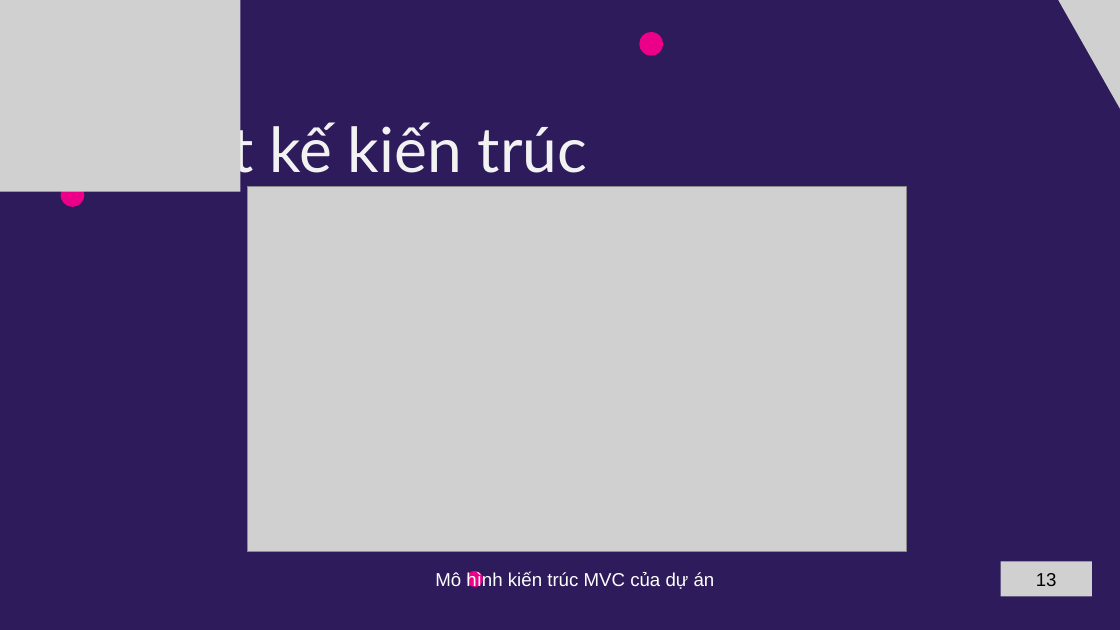
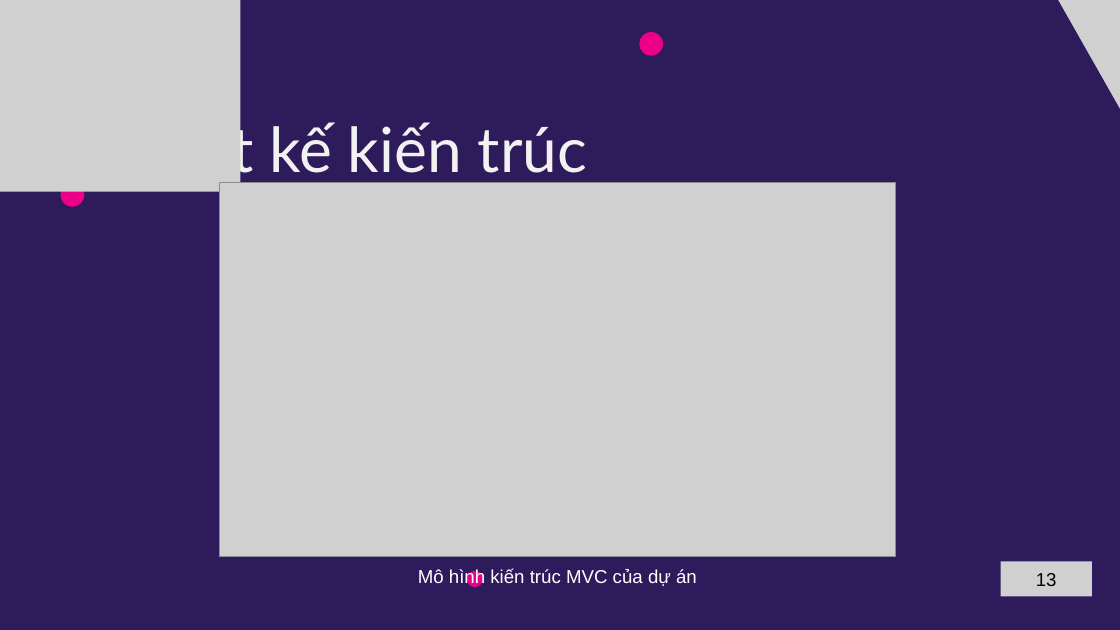
Before and after one commit to B2012257/lvtn_indieGameForum, a slide deck: slide 13 of docs/gameIndiePPT.pptx. Drawn at 1120x630 pixels with LibreOffice and Linux fonts; fonts in the diff are those of the drawing; grey boxes stand for pictures. Boxes give left, top, right and bottom in pixels: in the first picture for what was removed or moved away, otherwise in the second. Text is boxed around its words. In the diff, an @@ line names an element or a change of style, - is before the commit and + after.

```diff
--- a/docs/gameIndiePPT.pptx
+++ b/docs/gameIndiePPT.pptx
@@ picture: place and size @@
-picture at [248, 186, 906, 551]
+picture at [220, 182, 895, 556]
@@ text "Mô hình kiến trúc MVC ...": place and size @@
-text "Mô hình kiến trúc MVC ..." at [435, 571, 715, 589]
+text "Mô hình kiến trúc MVC ..." at [418, 569, 697, 587]
```
Also in this commit, not shown: 11 other slides changed, 26 other files.
